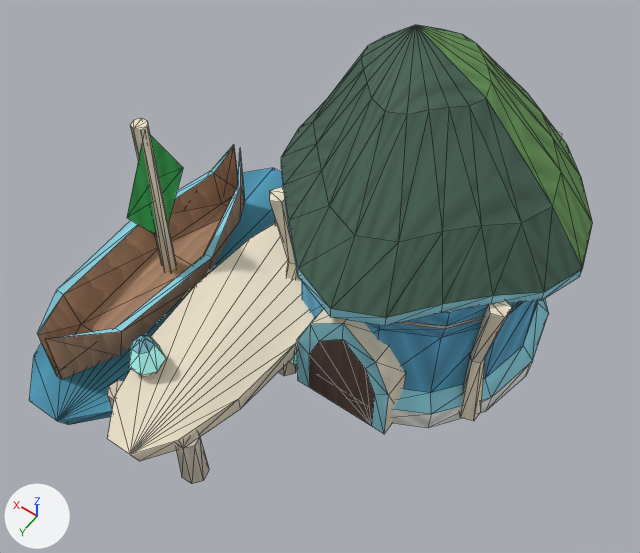
An edit to the glTF model Assets/GodSim/Art/Models/Buildings/Elf/Commerce/bld_elf_harbor_future_v0.glb, drawn before and after from the same camera.
One viewpoint serves both versions: a camera (50 mm lens) standing at (-1.09, 1.5, 2.62) and looking at (-0.11, 0.14, 0.48). The lights are fixed; the arrows at lower left show +X, +Y and +Z. The older version comes first. Mesh edges are drawn as thin lines. Vertices at exactly the same position are counted once.

Script lines for the objects in view, before the commit:
```python
me_lod0 = bpy.data.meshes.new('LOD0')
me_lod0.from_pydata(...)  # 517 vertices, 857 faces; spans x -0.78..0.77, y -0.76..0.86, z 0.0..1.15
me_lod0.materials.append(mat_godsim_buildings)
ob_lod0 = bpy.data.objects.new('LOD0', me_lod0)
ob_lod0.location = (0.0, 0.0, 0.0)
```
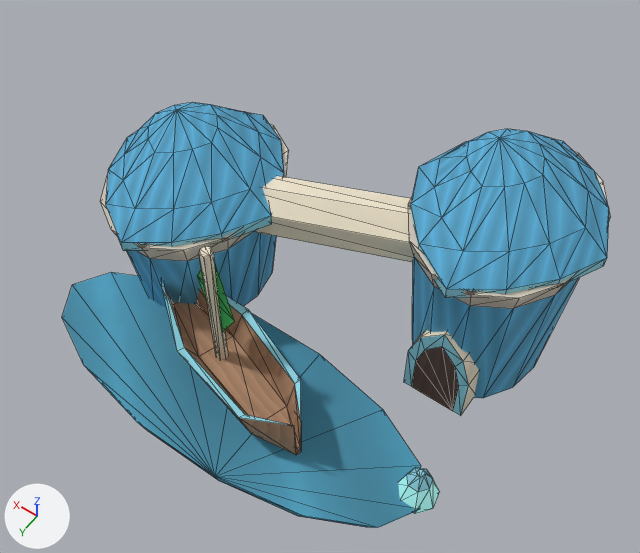
Boxes (x1, y1, x2, y2) around the edits, measured in the pictures (640 x 553 px; the box of a moved part takes in the faces that stretch with it):
'LOD0', reshaped (7% shorter): before (29, 25, 593, 484); after (62, 102, 611, 528)
part 1 of me_lod0, moved or reshaped (mostly hidden before): before (291, 353, 297, 365); after (398, 467, 439, 514)
part 2 of me_lod0, moved or reshaped: before (29, 168, 283, 425); after (62, 272, 421, 528)
part 3 of me_lod0, moved or reshaped: before (297, 309, 406, 434); after (404, 330, 479, 416)
part 4 of me_lod0, moved or reshaped: before (127, 135, 183, 236); after (197, 262, 234, 332)
part 5 of me_lod0, added: after (199, 246, 229, 359)
part 6 of me_lod0, rebuilt: before (301, 281, 549, 428); after (408, 152, 611, 398)
part 7 of me_lod0, added (blue): after (410, 129, 609, 298)
part 8 of me_lod0, added (blue): after (106, 102, 284, 251)
part 9 of me_lod0, added (blue): after (100, 124, 289, 309)
part 10 of me_lod0, added (brown): after (162, 282, 301, 455)
part 11 of me_lod0, added: after (257, 176, 414, 262)
part 12 of me_lod0, deleted: before (108, 118, 562, 484)
part 13 of me_lod0, deleted (green): before (37, 25, 593, 461)

Edits to the bpy script that builds the scene:
```text
Change me_lod0:
    used by ob_lod0; location = (0.0, 0.0, 0.0)
    remove me_lod0.from_pydata(...)  # 517 vertices, 857 faces; spans x -0.78..0.77, y -0.76..0.86, z 0.0..1.15
    add me_lod0.from_pydata(...)  # 335 vertices, 576 faces; spans x -0.82..0.77, y -0.64..0.71, z 0.0..0.87
    me_lod0 part 1: the loose piece of 28 vertices spanning x -0.1..-0.02, y 0.16..0.24, z 0.04..0.15 is scaled about its middle by 1.65, then moved by (-0.6, 0.18, 0.0)
    me_lod0 part 2: the loose piece of 28 vertices spanning x 0.19..0.77, y -0.46..0.86, z 0.0..0.07 is scaled about its middle by (2.48, 0.416, 1.03), then moved by (-0.44, 0.24, 0.0)
    me_lod0 part 3: the loose piece of 21 vertices spanning x -0.45..-0.1, y 0.14..0.24, z 0.0..0.49 is scaled about its middle by (0.639, 1, 0.787), then moved by (-0.24, -0.21, -0.05)
    me_lod0 part 4: the loose piece of 6 vertices spanning x 0.51..0.53, y 0.04..0.31, z 0.25..0.78 is turned 72 degrees about the z axis through its middle and scaled by 0.78, then moved by (-0.4, 0.19, -0.06)
    me_lod0 part 5: a new loose piece, a 7-sided cylinder along z spanning x 0.097..0.138, y 0.352..0.393, z 0.125..0.669, in mat_godsim_buildings
    me_lod0 part 6: the loose piece of 98 vertices spanning x -0.73..0.18, y -0.69..0.24, z 0.0..0.63 is rebuilt with 42 vertices and now spans x -0.8..-0.22, y -0.61..0.07, z 0.0..0.67
    me_lod0 part 7: a new loose piece of 50 vertices spanning x -0.82..-0.2, y -0.64..0.09, z 0.63..0.87, in mat_godsim_buildings
    me_lod0 part 8: a new loose piece of 50 vertices spanning x 0.15..0.77, y -0.32..0.4, z 0.46..0.71, in mat_godsim_buildings
    me_lod0 part 9: a new loose piece of 42 vertices spanning x 0.17..0.75, y -0.3..0.38, z 0.0..0.5, in mat_godsim_buildings
    me_lod0 part 10: a new loose piece of 40 vertices spanning x -0.3..0.43, y 0.23..0.57, z 0.1..0.34, in mat_godsim_buildings
    me_lod0 part 11: a new loose piece of 14 vertices spanning x -0.55..0.49, y -0.34..0.13, z 0.32..0.63, in mat_godsim_buildings
    me_lod0 part 12: 12 loose pieces with 186 vertices, spanning x -0.68..0.56, y -0.69..0.75, z 0.0..0.79, are deleted
    me_lod0 part 13
    150 vertices are removed from x -0.78..0.71, y -0.76..0.86, z 0.06..1.15
    276 faces are deleted
```
